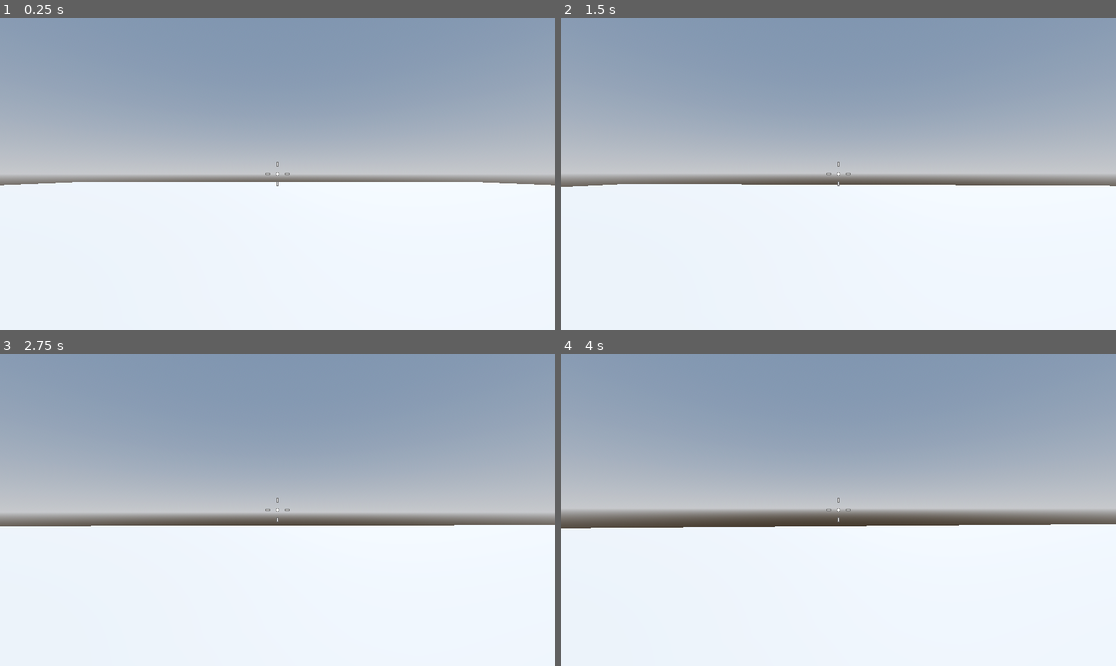
Above: before the commit, frames 1-4 (two rows, left to right).
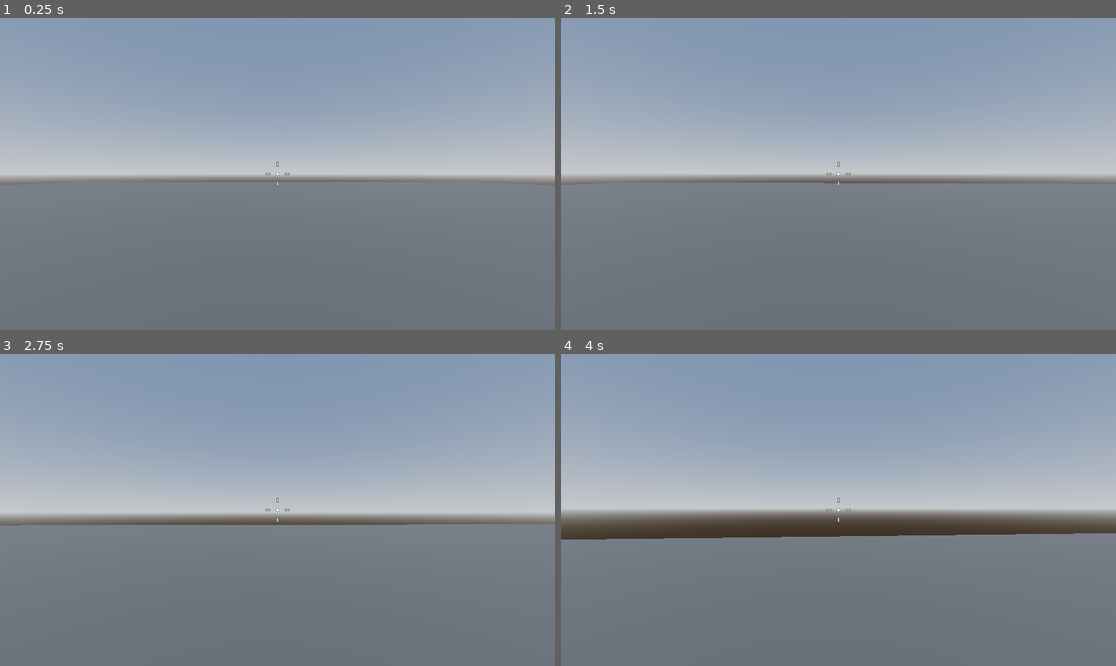
Above: after the commit, the same moments.

Repository: DapperMongoose/RoboRampage
Game: Godot game, scene res://Levels/SandBox.tscn
Same seed, same stepped clock (60 frames per second), same inputs: the game is played once before the commit and once after it.
Inputs (mouse positions are in pixels of both pictures, inside the frame that each line leads up to):
- Up to frame 1 (0.25 s): no input
- Up to frame 2 (1.5 s): tap Enter at 0.5 s; move the mouse to (866, 174) at 0.52 s; hold W (move_forward) from 0.53 s (still down); tap Space (jump) at 0.6, 0.77, 1.07, 1.25, 1.35 s; move the mouse to (810, 174) at 1.27 s
- Up to frame 3 (2.75 s): keep holding W (move_forward); tap Space (jump) at 1.52, 1.82, 2.1 s; move the mouse to (288, 503) at 2.02 s
- Up to frame 4 (4 s): keep holding W (move_forward); tap Enter at 2.75 s; move the mouse to (832, 516) at 2.77 s; tap Space (jump) at 2.85, 3.02, 3.32, 3.6, 3.77 s; move the mouse to (877, 513) at 3.52 s

The runs differ from the first frame. In frame 1, 47% of the frame differs, in the area x 0-100%, y 52-100%; in frame 2, 47%; in frame 3, 45%; in frame 4, 45%.

Commit message:
completed advanced jumping lesson

Diff:
--- a/Levels/SandBox.tscn
+++ b/Levels/SandBox.tscn
@@ -15,6 +15,12 @@
 tonemap_mode = 2
 glow_enabled = true
 
+[sub_resource type="StandardMaterial3D" id="StandardMaterial3D_dvn2o"]
+albedo_color = Color(0.196078, 0.196078, 0.196078, 1)
+
+[sub_resource type="StandardMaterial3D" id="StandardMaterial3D_oinsl"]
+albedo_color = Color(0.980392, 0.470588, 0.0784314, 1)
+
 [node name="SandBox" type="Node3D"]
 
 [node name="WorldEnvironment" type="WorldEnvironment" parent="."]
@@ -28,6 +34,27 @@
 transform = Transform3D(1, 0, 0, 0, 1, 0, 0, 0, 1, 0, -0.5, 0)
 use_collision = true
 size = Vector3(64, 1, 64)
+material = SubResource("StandardMaterial3D_dvn2o")
 
 [node name="Player" parent="." instance=ExtResource("1_axbjk")]
 transform = Transform3D(1, 0, 0, 0, 1, 0, 0, 0, 1, 0, 1, 0)
+
+[node name="Platform" type="CSGBox3D" parent="."]
+transform = Transform3D(2, 0, 0, 0, 1, 0, 0, 0, 1, 0, 0.5, 4)
+use_collision = true
+material = SubResource("StandardMaterial3D_oinsl")
+
+[node name="UnreachablePlatform" type="CSGBox3D" parent="."]
+transform = Transform3D(2, 0, 0, 0, 1.5, 0, 0, 0, 1, -5, 0.7, 4)
+use_collision = true
+material = SubResource("StandardMaterial3D_oinsl")
+
+[node name="Platform2" type="CSGBox3D" parent="."]
+transform = Transform3D(1.9997, 0, 0.0174524, 0, 2, 0, -0.0349048, 0, 0.999848, 0, 1, 5)
+use_collision = true
+material = SubResource("StandardMaterial3D_oinsl")
+
+[node name="Platform3" type="CSGBox3D" parent="."]
+transform = Transform3D(1.9997, 0, 0.0174524, 0, 3, 0, -0.0349048, 0, 0.999848, 0, 1.5, 6)
+use_collision = true
+material = SubResource("StandardMaterial3D_oinsl")
--- a/Player/player.gd
+++ b/Player/player.gd
@@ -2,7 +2,9 @@
 
 
 const SPEED = 5.0
-const JUMP_VELOCITY = 4.5
+
+@export var jump_height: float = 1.0
+@export var fall_multiplier: float = 2.5
 
 @onready var camera_pivot: Node3D = $CameraPivot
 
@@ -18,11 +20,14 @@
 
 	# Add the gravity.
 	if not is_on_floor():
-		velocity.y -= gravity * delta
+		if velocity.y >= 0:
+			velocity.y -= gravity * delta
+		else:
+			velocity.y -= gravity * delta * fall_multiplier
 
 	# Handle jump.
 	if Input.is_action_just_pressed("jump") and is_on_floor():
-		velocity.y = JUMP_VELOCITY
+		velocity.y =  sqrt(jump_height * 2 * gravity)
 
 	# Get the input direction and handle the movement/deceleration.
 	# As good practice, you should replace UI actions with custom gameplay actions.
Not shown: 1 places in Levels/SandBox.tscn that only renumber resources
